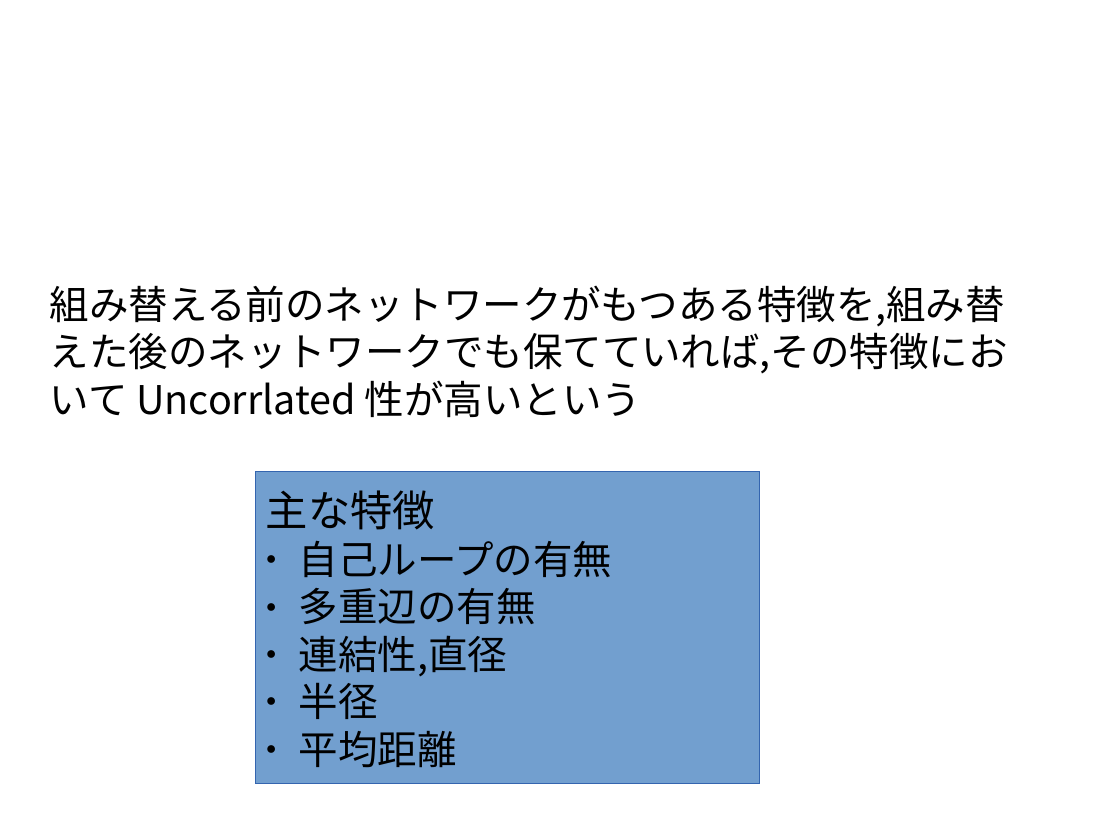
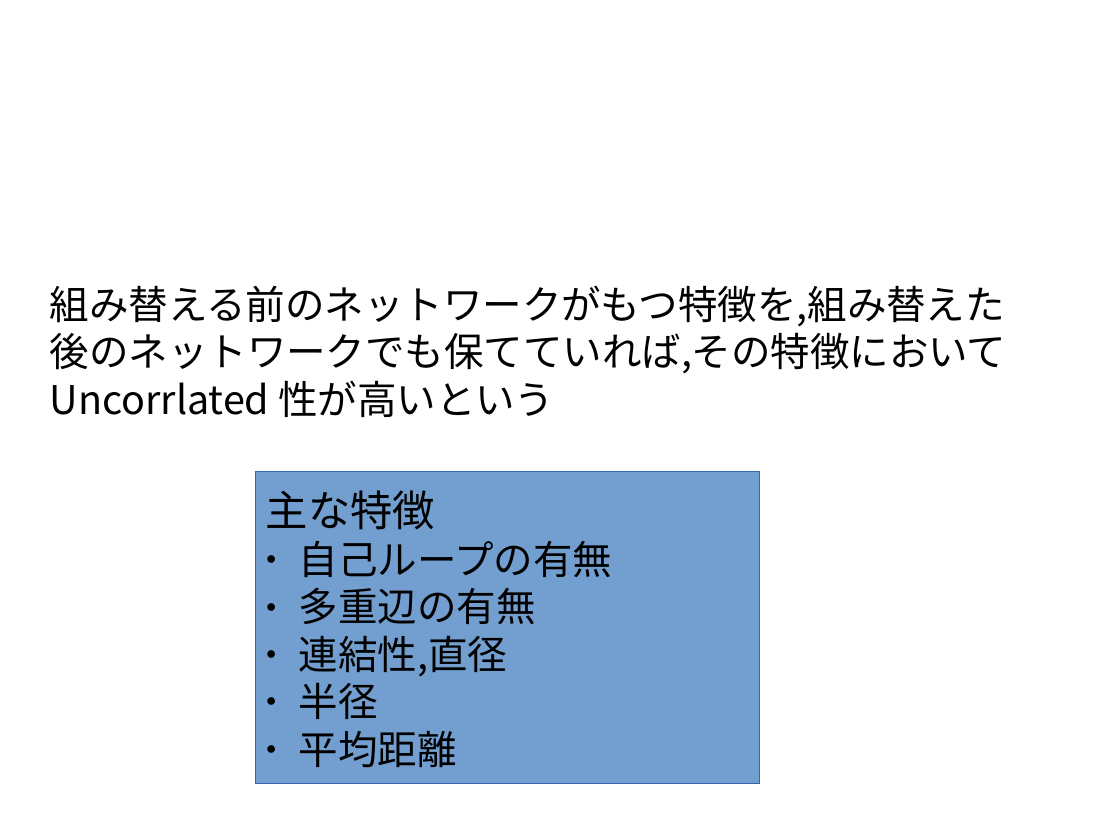
Before and after one commit to awesomest/NetWork_g-2015, a slide deck: slide 33 of 中間発表.odp (slide 29 before the commit). Drawn at 1120x840 pixels with LibreOffice and Linux fonts; fonts in the diff are those of the drawing; background and template pictures are left out. Boxes give left, top, right and bottom in pixels: in the first picture for what was removed or moved away, otherwise in the second. Text is boxed around its words. In the diff, an @@ line names an element or a change of style, - is before the commit and + after.

```diff
--- a/中間発表.odp
+++ b/中間発表.odp
@@ text at (50, 285, 1007, 418): text changed @@
-組み替える前のネットワークがもつある特徴を,組み替えた後のネットワークでも保てていれば,その特徴において Uncorrlated 性が高いという
+組み替える前のネットワークがもつ特徴を,組み替えた後のネットワークでも保てていれば,その特徴において Uncorrlated 性が高いという
```
Also in this commit, not shown: 5 other slides changed, 4 slides added, 1 other file.
